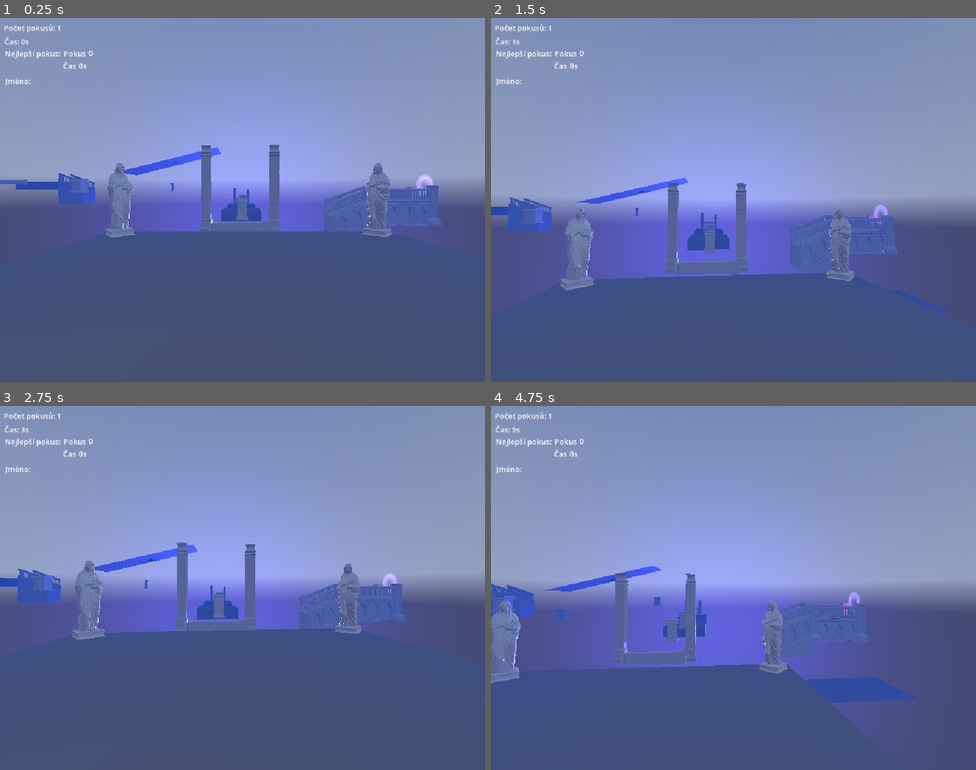
Above: before the commit, frames 1-4 (two rows, left to right).
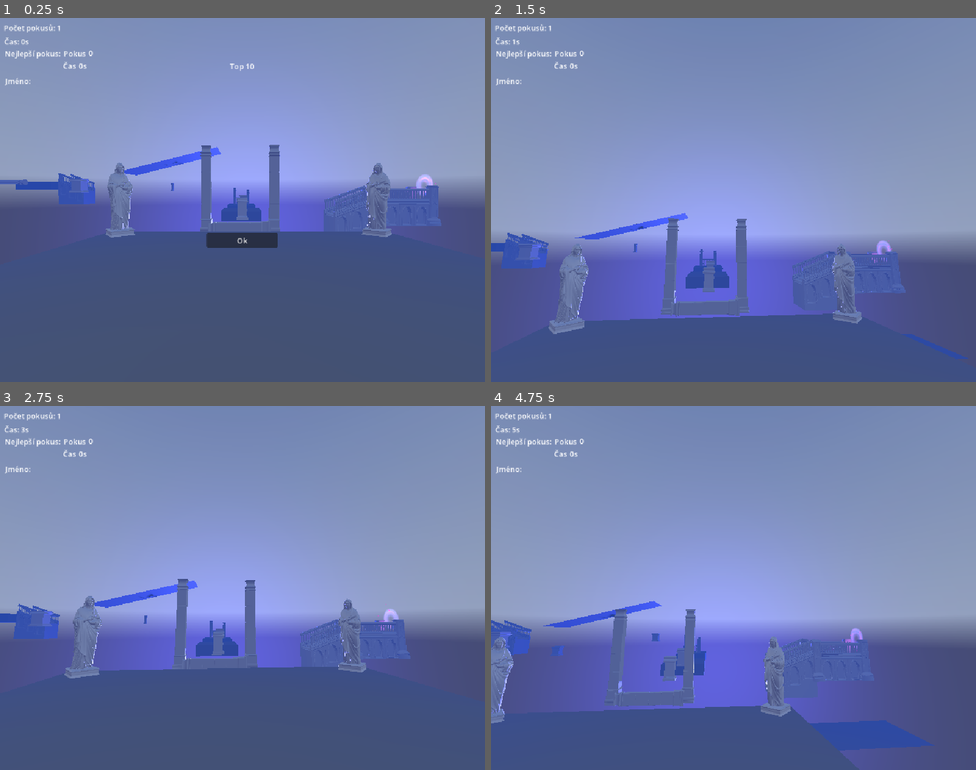
Above: after the commit, the same moments.

Repository: gamecraft-sfera/thundershot
Game: Godot game, scene res://levels/jakub_prototyp.tscn
Same seed, same stepped clock (60 frames per second), same inputs: the game is played once before the commit and once after it. A sky picture missing from this copy of the repository is replaced by a grey-blue gradient.
Inputs (mouse positions are in pixels of both pictures, inside the frame that each line leads up to):
- Up to frame 1 (0.25 s): no input
- Up to frame 2 (1.5 s): click (733, 240) at 0.5 s, where only the run after the commit has a clickable "Ok"; tap Enter (ui_accept) at 1.25 s; move the mouse to (757, 200) at 1.27 s; hold Up (ui_up) from 1.28 s (still down); tap P (focus_on_off) at 1.35 s; click (757, 200) at 1.42 s
- Up to frame 3 (2.75 s): tap Enter (ui_accept) at 1.52, 1.82 s; release Up (ui_up) at 2 s; drag from (145, 606) to (218, 660) at 2.02 s
- Up to frame 4 (4.75 s): move the mouse to (782, 507) at 2.77 s; hold Right (ui_right) 2.78-3.5 s; tap Shift (sprint) at 2.85 s; drag from (709, 660) to (588, 533) at 3.52 s; tap Enter (ui_accept) at 4.25, 4.52 s; move the mouse to (879, 642) at 4.27 s; hold Left (ui_left) from 4.28 s (still down); tap E (interaction) at 4.35 s

The runs differ from the first frame. In frame 1, 0.6% of the frame differs, in the area x 42-58%, y 12-64%; in frame 2, 21%; in frame 3, 20%; in frame 4, 22%, in the area x 0-100%, y 44-100%.
Error before the commit: Attempt to call function 'get_path_absolute' in base 'null instance' on a null instance. (res://levels/level.gd:39)
Error after the commit: Attempt to call function 'get_path_absolute' in base 'null instance' on a null instance. (res://levels/level.gd:44)

Commit message:
top 10 players

Diff:
--- a/parkour/godot_project/prototyp/levels/jakub_prototyp.tscn
+++ b/parkour/godot_project/prototyp/levels/jakub_prototyp.tscn
@@ -35,10 +35,10 @@
 fog_density = 0.053
 fog_sky_affect = 0.249
 
-[node name="main_world" type="Node3D"]
+[node name="main_world" type="Node3D" node_paths=PackedStringArray("names")]
 script = ExtResource("1_e3xvy")
-puzzle_text = "[jim] [kebab]ww"
 author = "matyas"
+names = [NodePath("LevelUI/Leaderboard/jmeno1"), NodePath("LevelUI/Leaderboard/jmeno2"), NodePath("LevelUI/Leaderboard/jmeno3"), NodePath("LevelUI/Leaderboard/jmeno4"), NodePath("LevelUI/Leaderboard/jmeno5"), NodePath("LevelUI/Leaderboard/jmeno6"), NodePath("LevelUI/Leaderboard/jmeno7"), NodePath("LevelUI/Leaderboard/jmeno8"), NodePath("LevelUI/Leaderboard/jmeno9"), NodePath("LevelUI/Leaderboard/jmeno10")]
 
 [node name="AudioStreamPlayer" type="AudioStreamPlayer" parent="."]
 unique_name_in_owner = true
@@ -275,6 +275,15 @@
 offset_bottom = 203.76884
 text = "RESET"
 
+[node name="TryAgainButton" type="Button" parent="LevelUI"]
+visible = false
+layout_mode = 0
+offset_left = 11.989895
+offset_top = 209.71939
+offset_right = 65.9899
+offset_bottom = 240.71939
+text = "TRY AGAIN"
+
 [node name="jmeno" type="Label" parent="LevelUI"]
 layout_mode = 0
 offset_left = 10.990737
@@ -298,6 +307,63 @@
 offset_left = -415.9137
 offset_right = 440.36462
 
+[node name="Leaderboard" type="VBoxContainer" parent="LevelUI"]
+unique_name_in_owner = true
+layout_mode = 1
+anchors_preset = 8
+anchor_left = 0.5
+anchor_top = 0.5
+anchor_right = 0.5
+anchor_bottom = 0.5
+offset_left = -192.83748
+offset_top = -293.60718
+offset_right = 192.83748
+offset_bottom = 293.60718
+grow_horizontal = 2
+grow_vertical = 2
+theme_override_constants/separation = 10
+
+[node name="Title" type="Label" parent="LevelUI/Leaderboard"]
+layout_mode = 2
+text = "Top 10"
+horizontal_alignment = 1
+
+[node name="jmeno1" type="Label" parent="LevelUI/Leaderboard"]
+layout_mode = 2
+
+[node name="jmeno2" type="Label" parent="LevelUI/Leaderboard"]
+layout_mode = 2
+
+[node name="jmeno3" type="Label" parent="LevelUI/Leaderboard"]
+layout_mode = 2
+
+[node name="jmeno4" type="Label" parent="LevelUI/Leaderboard"]
+layout_mode = 2
+
+[node name="jmeno5" type="Label" parent="LevelUI/Leaderboard"]
+layout_mode = 2
+
+[node name="jmeno6" type="Label" parent="LevelUI/Leaderboard"]
+layout_mode = 2
+
+[node name="jmeno7" type="Label" parent="LevelUI/Leaderboard"]
+layout_mode = 2
+
+[node name="jmeno8" type="Label" parent="LevelUI/Leaderboard"]
+layout_mode = 2
+
+[node name="jmeno9" type="Label" parent="LevelUI/Leaderboard"]
+layout_mode = 2
+
+[node name="jmeno10" type="Label" parent="LevelUI/Leaderboard"]
+layout_mode = 2
+
+[node name="HideLeaderboardButton" type="Button" parent="LevelUI/Leaderboard"]
+custom_minimum_size = Vector2(150, 0)
+layout_mode = 2
+size_flags_horizontal = 4
+text = "Ok"
+
 [node name="slope_007_11" parent="." instance=ExtResource("13_t6eka")]
 transform = Transform3D(-2.6590135e-08, 0, 0.60831136, 0, 1.1764076, 0, -0.60831136, 0, -2.6590135e-08, 6.9163766, -0.6693254, 6.59585)
 
@@ -311,3 +377,5 @@
 transform = Transform3D(1, 0, 0, 0, -4.371139e-08, 1, 0, -1, -4.371139e-08, -7.0704474, 1.826791, 0.094504796)
 
 [connection signal="pressed" from="LevelUI/ResetButton" to="." method="_on_reset_button_pressed"]
+[connection signal="pressed" from="LevelUI/TryAgainButton" to="." method="_on_try_again_button_pressed"]
+[connection signal="pressed" from="LevelUI/Leaderboard/HideLeaderboardButton" to="." method="_on_hide_leaderboard_button_pressed"]
--- a/parkour/godot_project/prototyp/levels/level.gd
+++ b/parkour/godot_project/prototyp/levels/level.gd
@@ -3,6 +3,8 @@
 @export_multiline var puzzle_text: String = ""
 
 @export var author: String = "Pan Tau"
+
+@export var names: Array[Label]
 
 @onready var audio_stream_player: AudioStreamPlayer = %AudioStreamPlayer
 @onready var character: Player = %Character
@@ -11,11 +13,13 @@
 var pocet_pokusu: int = 1
 var celkovy_cas: float = 0.0
 
-var min_pocet_pokusu: int = 99999
-var min_celkovy_cas: float = 99999
-var autor_rekordu: String = ""
+var new_score_index: int = 10
+
+var top_ten_players: Array[PlayerScore] = []
 
 var levels_list: Control
+
+var _is_finished: bool = false
 
 
 
@@ -26,6 +30,7 @@
 func _ready() -> void:
 	#levels_list.visible = false
 	load_values()
+	_nastav_min_napisy()
 
 	audio_stream_player.play()
 	GameManager.final_text = puzzle_text
@@ -38,47 +43,73 @@
 	var file = FileAccess.open("user://save.dat", FileAccess.READ)
 	print(file.get_path_absolute())
 	if file:
-		min_pocet_pokusu = file.get_32()
-		min_celkovy_cas = file.get_float()
-		autor_rekordu = file.get_pascal_string()
+		var pocet: int = file.get_32()
+
+		for i in pocet:
+			var score : PlayerScore = PlayerScore.new()
+			score.pocet_pokusu = file.get_32()
+			score.celkovy_cas = file.get_float()
+			score.autor = file.get_pascal_string()
+			top_ten_players.append(score)
+
 		file.close()
-		print("min pokusu: ", min_pocet_pokusu)
-		print("min cas:", min_celkovy_cas)
 
 	_nastav_min_napisy()
 
 func save_values():
 	var file = FileAccess.open("user://save.dat", FileAccess.WRITE)
 
-	file.store_32(min_pocet_pokusu)      # save int
-	file.store_float(min_celkovy_cas) # save float
-	file.store_pascal_string(autor_rekordu)
+	file.store_32(top_ten_players.size())      # save int
+
+	for score in top_ten_players:
+		file.store_32(score.pocet_pokusu)
+		file.store_float(score.celkovy_cas) # save float
+		file.store_pascal_string(score.autor)
+
 	file.close()
 
 func _nastav_min_napisy():
-	$LevelUI/Nejlepsipokus/Pokus/Label.text = str(min_pocet_pokusu)
-	$LevelUI/Nejlepsipokus/Cas/Label.text = String.num(min_celkovy_cas, 0) + "s"
-	%JmenoLabel.text = autor_rekordu
+	if not top_ten_players.is_empty():
+		$LevelUI/Nejlepsipokus/Pokus/Label.text = str(top_ten_players[0].pocet_pokusu)
+		$LevelUI/Nejlepsipokus/Cas/Label.text = String.num(top_ten_players[0].celkovy_cas, 0) + "s"
+		%JmenoLabel.text = top_ten_players[0].autor
+
+		for i in top_ten_players.size():
+			names[i].text = str(i+1) + ". " + top_ten_players[i].autor + " " + str(top_ten_players[i].celkovy_cas) + " " + str(top_ten_players[i].pocet_pokusu)
+			if i >= 9:
+				break
 
 func name_entered():
-	autor_rekordu = %WinPanel.author_name
+	var new_record: PlayerScore = PlayerScore.new()
+	new_record.autor = %WinPanel.author_name
+	new_record.celkovy_cas = celkovy_cas
+	new_record.pocet_pokusu = pocet_pokusu
+	top_ten_players.insert(new_score_index, new_record)
+
 	%WinPanel.visible = false
+	%Leaderboard.visible = true
+
 	save_values()
 	_nastav_min_napisy()
 
 func _on_finish() -> void:
-	if celkovy_cas < min_celkovy_cas:
-		min_celkovy_cas = celkovy_cas
-		min_pocet_pokusu = pocet_pokusu
+	_is_finished = true
+	$LevelUI/TryAgainButton.visible = true
+
+	for i in top_ten_players.size():
+		if celkovy_cas < top_ten_players[i].celkovy_cas:
+			new_score_index = i
+			%WinPanel.visible = true
+			return
+
+	if top_ten_players.size() < 10:
+		new_score_index = top_ten_players.size()
 		%WinPanel.visible = true
-
-	save_values()
-
-	_nastav_min_napisy()
 
 
 func _physics_process(delta: float) -> void:
-	celkovy_cas += delta
+	if not _is_finished:
+		celkovy_cas += delta
 
 	%Cas.text = String.num(celkovy_cas, 0) + "s"
 	if character.global_position.y < -25.0:
@@ -93,8 +124,14 @@
 
 
 func _on_reset_button_pressed() -> void:
-	min_pocet_pokusu = 99999
-	min_celkovy_cas = 99999
-	autor_rekordu = ""
+	top_ten_players.clear()
 	save_values()
 	_nastav_min_napisy()
+
+
+func _on_hide_leaderboard_button_pressed() -> void:
+	%Leaderboard.visible = false
+
+
+func _on_try_again_button_pressed() -> void:
+	get_tree().reload_current_scene()
--- /dev/null
+++ b/parkour/godot_project/prototyp/scripts/player_score.gd
@@ -0,0 +1,6 @@
+class_name PlayerScore extends RefCounted
+
+
+var pocet_pokusu: int = 99999
+var celkovy_cas: float = 99999
+var autor: String = ""
Not shown, added: parkour/godot_project/prototyp/scripts/player_score.gd.uid
